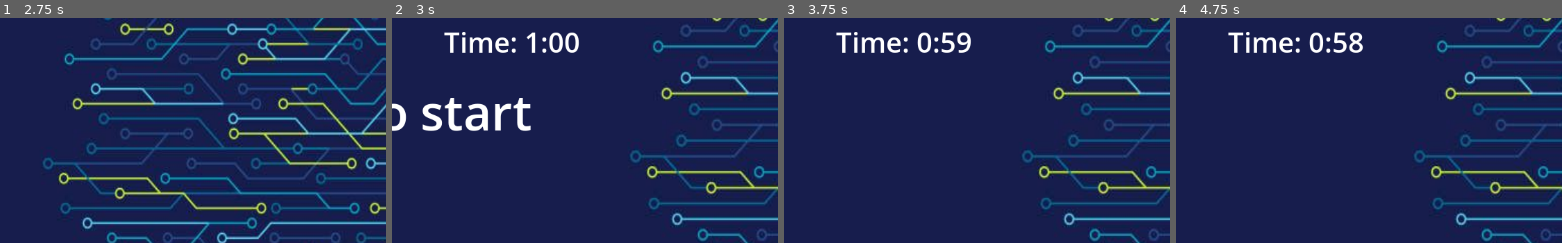
Above: before the commit, frames 1-4 (left to right).
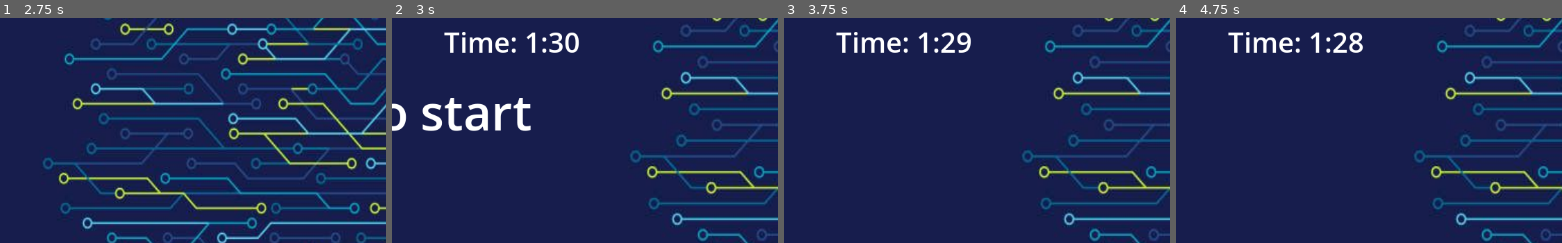
Above: after the commit, the same moments.

Repository: syddddddd/COMP4900_Project2
Game: Godot game, scene res://HomePage.tscn
The game is run twice, just before and just after one commit, with the same random seed, the same clock (stepped at 60 frames per second) and the same inputs. Sound files missing from this copy of the repository are replaced by a short silence.
Inputs (mouse positions are % of the whole screen's width and height, from its top left):
- Up to frame 1 (2.75 s): click "Start" at 0.5 s; click (23, 36) at 1.27 s; type "12" at 1.35 s; tap Enter (ui_accept) at 2 s; move the mouse to (71, 45) at 2.02 s; hold Enter (ui_accept) from 2.03 s (still down); click (71, 45) at 2.17 s
- Up to frame 2 (3 s): release Enter (ui_accept) at 2.75 s; click "Easy" at 2.75 s
- Up to frame 3 (3.75 s): tap Space at 3.5 s; move the mouse to (10, 67) at 3.52 s; tap Enter (ui_accept) at 3.6 s; click (10, 67) at 3.67 s
- Up to frame 4 (4.75 s): tap Enter (ui_accept) at 3.77, 4.07, 4.25 s; move the mouse to (19, 67) at 4.27 s; hold Enter (ui_accept) from 4.28 s (still down); click (19, 67) at 4.42 s
The pictures show only the part of the screen within x 50-100%, y 0-50%; the shares and areas given below are measured in that part.

Frame 1 is identical in both runs. In frame 2, 0.2% of the frame differs, in the area x 40-45%, y 6-16%; in frame 3, 0.4%, in the area x 34-45%, y 6-16%; in frame 4, 0.4%.

Commit message:
time limit tweak

Diff:
--- a/project-2-comp-49000/game.gd
+++ b/project-2-comp-49000/game.gd
@@ -15,7 +15,8 @@
 var target_number: int = 0
 var current_value: int = 0
 var score: int = 0
-var time_remaining: float = 60.0  # Default 60 seconds, adjust as needed
+var time_remaining: float = 90.0  # Default 60 seconds, adjust as needed
+var TIME_LIMIT: float = 90.0
 var is_game_active: bool = false
 var game_started: bool = false  # Track if game has ever started
 
@@ -59,7 +60,7 @@
 
 	# Initialize displays
 	score = 0
-	time_remaining = 60.0
+	time_remaining = TIME_LIMIT
 	update_score_display()
 	update_timer_display()
 
@@ -68,7 +69,6 @@
 
 func start_game():
 	score = 0
-	time_remaining = 60.0
 	is_game_active = true
 	Enable_all_bits()
 
